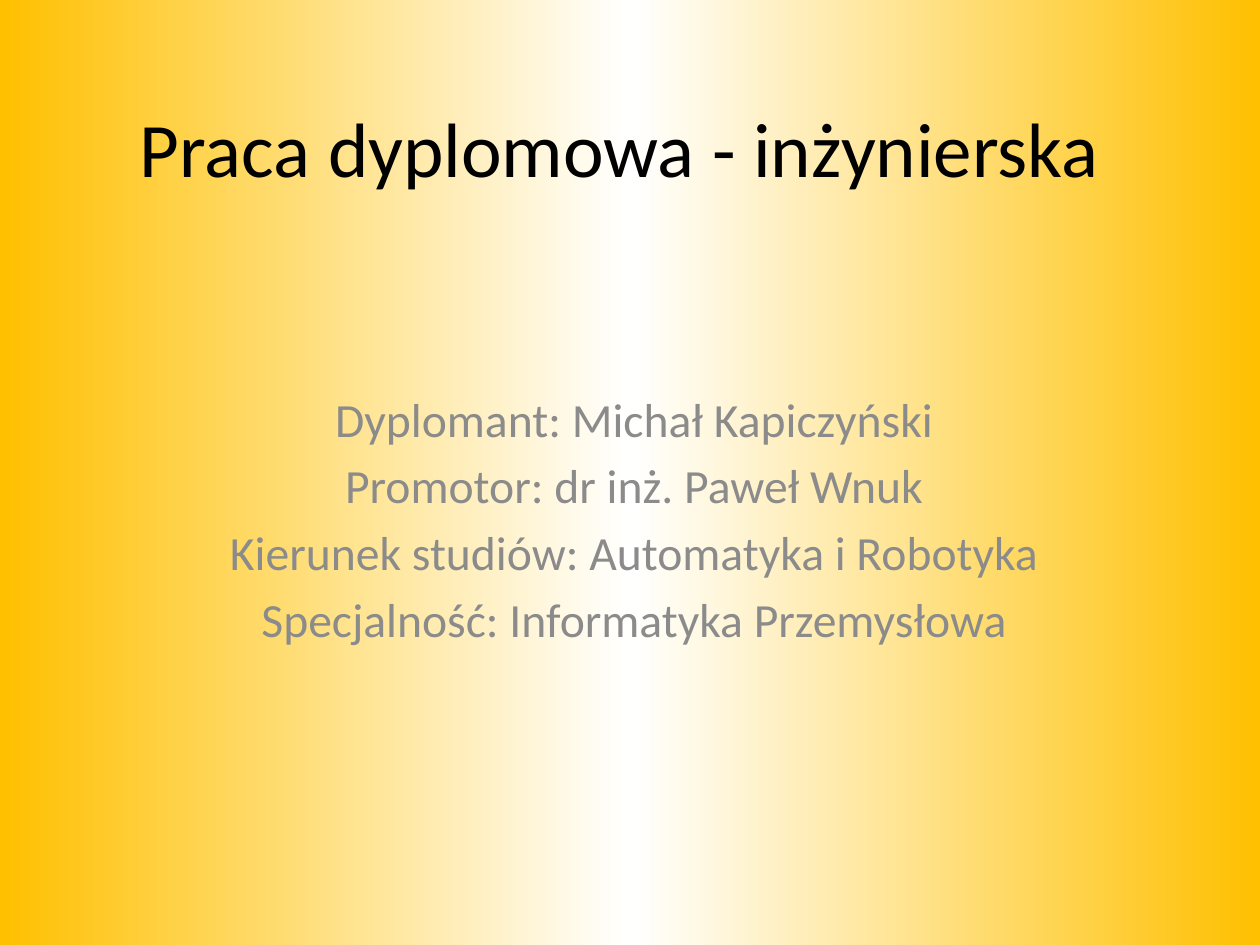
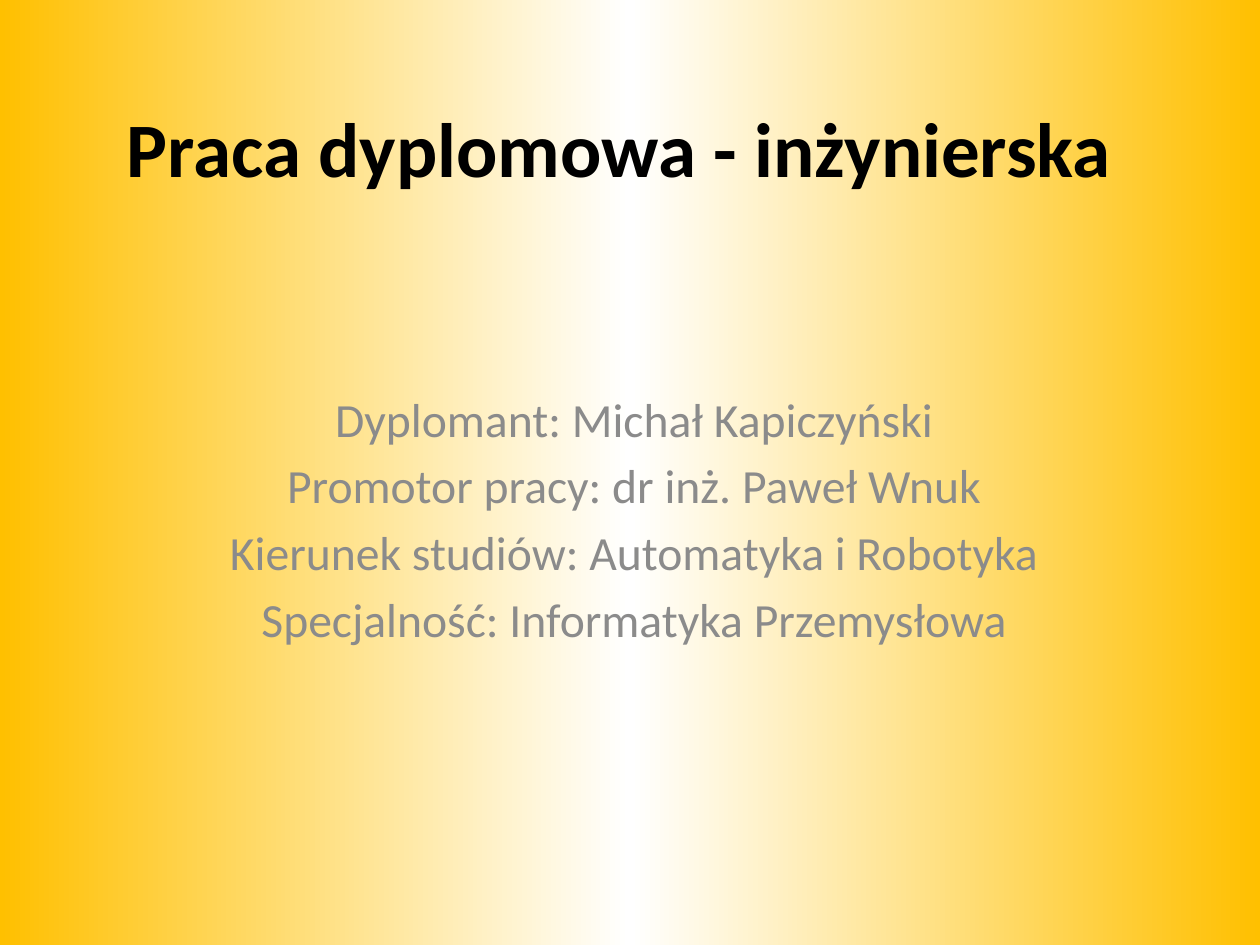
Before and after one commit to mkapiczy/DronVision, a slide deck: slide 1 of Dokumenty/Obrona/Prezentacja.pptx. Drawn at 1260x945 pixels with LibreOffice and Linux fonts; fonts in the diff are those of the drawing. Boxes give left, top, right and bottom in pixels: in the first picture for what was removed or moved away, otherwise in the second. Text is boxed around its words. In the diff, an @@ line names an element or a change of style, - is before the commit and + after.

```diff
--- a/Dokumenty/Obrona/Prezentacja.pptx
+++ b/Dokumenty/Obrona/Prezentacja.pptx
@@ title "Praca dyplomowa - inżynierska" at (127, 114, 1110, 196): bold on @@
@@ subtitle at (287, 463, 981, 515): text changed @@
-Promotor: dr inż. Paweł Wnuk
+Promotor pracy: dr inż. Paweł Wnuk
```
Also in this commit, not shown: 5 other slides changed, 10 slides added, 3 slides removed, 1 other file.
